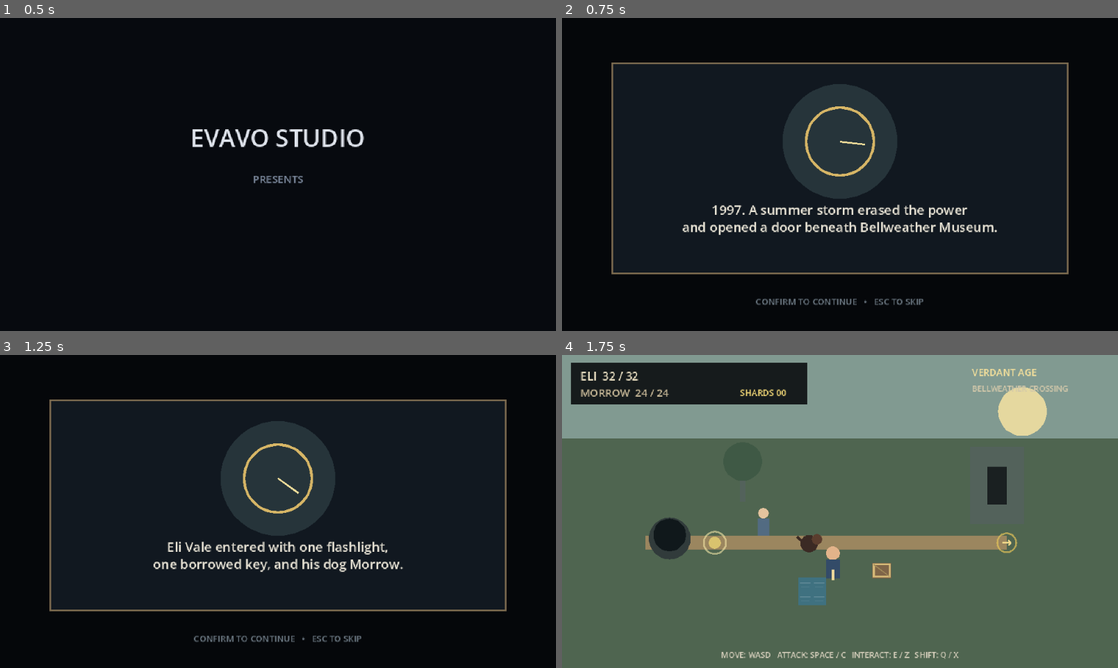
Above: before the commit, frames 1-4 (two rows, left to right).
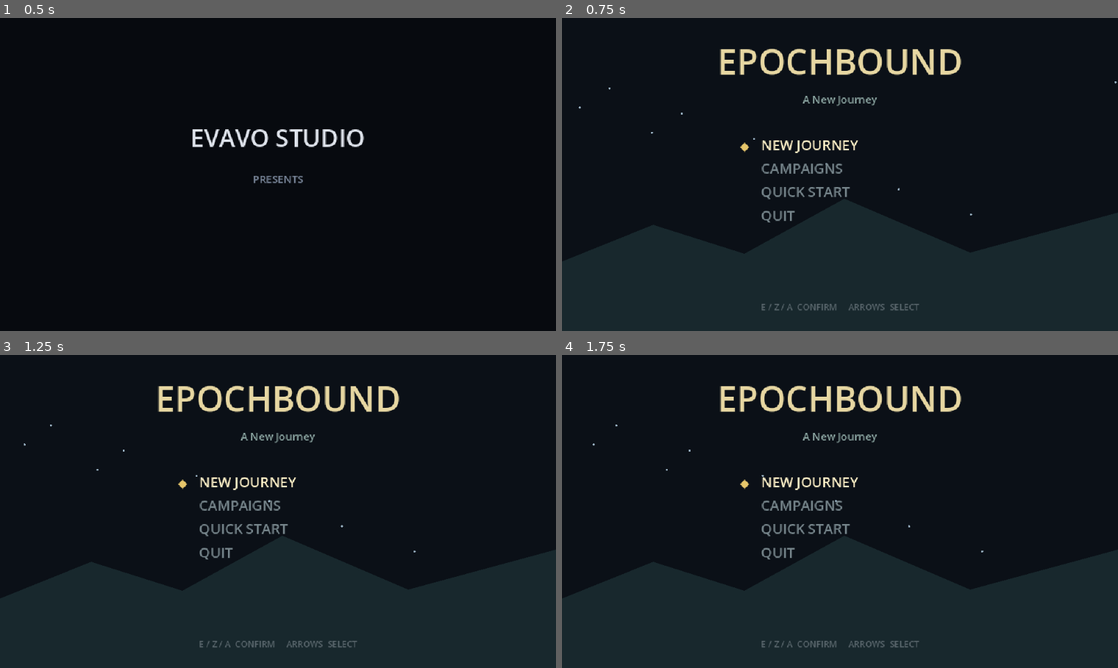
Above: after the commit, the same moments.

Repository: EVAVO-STUDIO/epochbound
Game: Godot game, scene res://src/app.tscn
Same seed, same stepped clock (60 frames per second), same inputs: the game is played once before the commit and once after it.
Inputs (mouse positions are in pixels of both pictures, inside the frame that each line leads up to):
- Up to frame 1 (0.5 s): no input
- Up to frame 2 (0.75 s): tap Enter (ui_accept) at 0.5 s; move the mouse to (962, 158) at 0.52 s; hold D (move_right) from 0.53 s (still down); tap Space (attack) at 0.6 s; click (962, 158) at 0.67 s
- Up to frame 3 (1.25 s): keep holding D (move_right); tap Enter (ui_accept) at 0.77 s
- Up to frame 4 (1.75 s): tap Enter (ui_accept) at 1.25, 1.52 s; move the mouse to (728, 527) at 1.27 s; release D (move_right) at 1.28 s; hold S (move_down) from 1.28 s (still down); tap R (companion_command) at 1.35 s

Frame 1 is identical in both runs. In frame 2, 31% of the frame differs, in the area x 0-100%, y 9-100%; in frame 3, 31%; in frame 4, 94%, in the area x 0-100%, y 0-100%.

Commit message:
feat: bind game scene to companion runtime

Diff:
--- a/src/app.tscn
+++ b/src/app.tscn
@@ -1,6 +1,6 @@
 [gd_scene load_steps=2 format=3]
 
-[ext_resource path="res://src/combat_director_runtime.gd" type="Script" id="1_app"]
+[ext_resource path="res://src/companion_runtime.gd" type="Script" id="1_app"]
 
 [node name="Epochbound" type="Node2D"]
 script = ExtResource("1_app")
